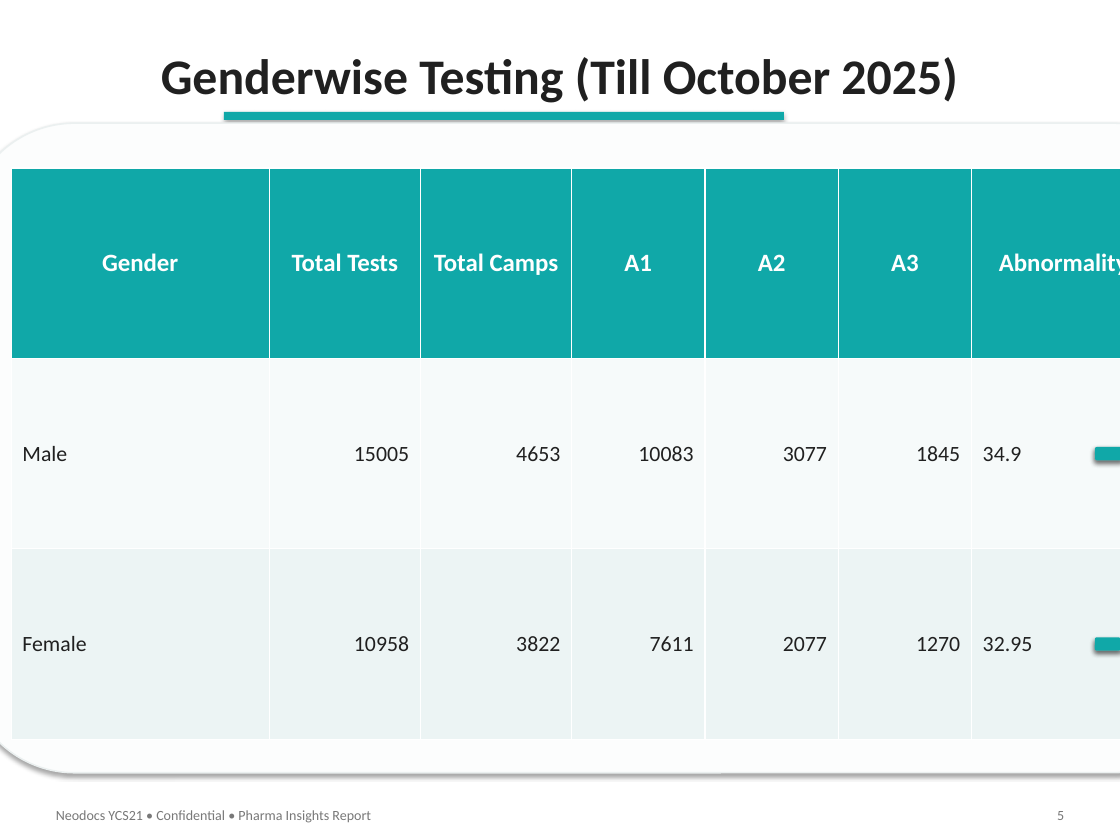
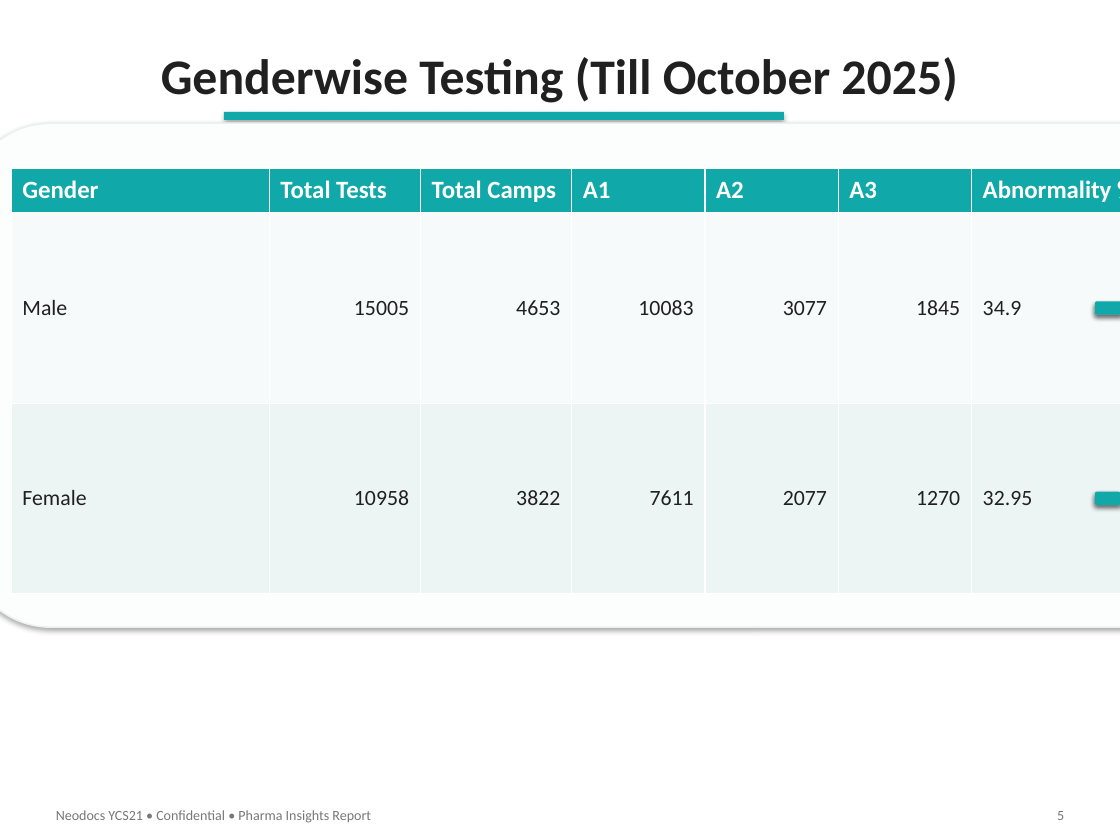
Before and after one commit to parthiba-nd/Pharma_ppt_monthly, a slide deck: slide 5 of middle_slides.pptx. Drawn at 1120x840 pixels with LibreOffice and Linux fonts; fonts in the diff are those of the drawing. Boxes give left, top, right and bottom in pixels: in the first picture for what was removed or moved away, otherwise in the second. Text is boxed around its words. In the diff, an @@ line names an element or a change of style, - is before the commit and + after.

```diff
--- a/middle_slides.pptx
+++ b/middle_slides.pptx
@@ rounded rectangle: place and size @@
-rounded rectangle at (0, 123, 1120, 773)
+rounded rectangle at (0, 123, 1120, 627)
@@ table at (11, 168, 1120, 594) @@
@@ alignment centre to left @@
@@ 4 rounded rectangles: place and size @@
-4 rounded rectangles at (1095, 447, 1120, 651)
+4 rounded rectangles at (1095, 301, 1120, 505)
```
Also in this commit, not shown: 7 other slides changed, 2 other files.
